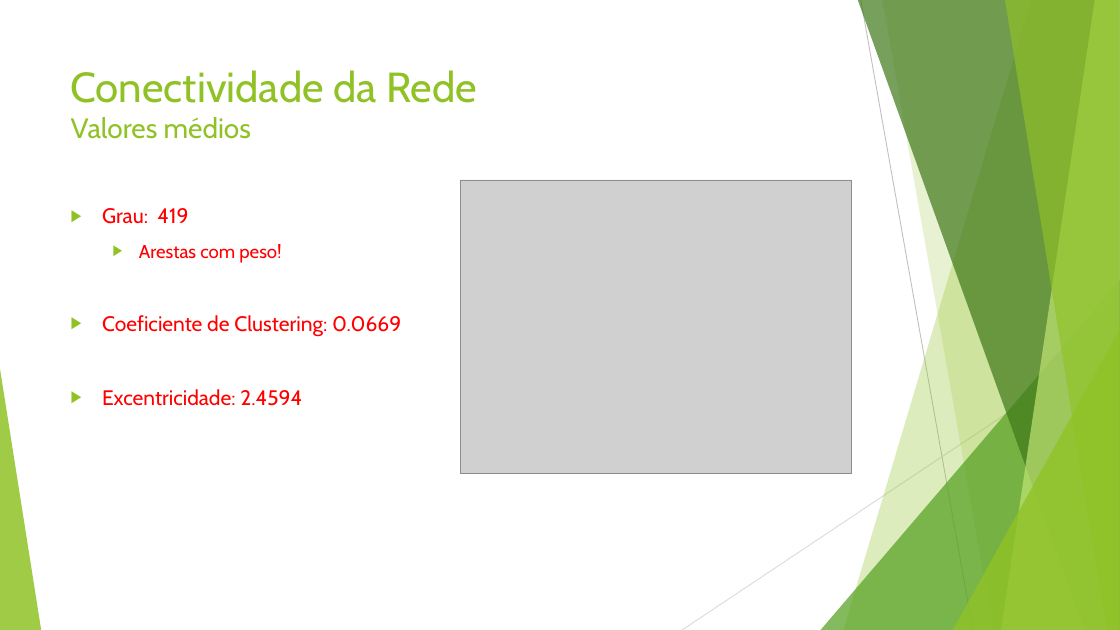
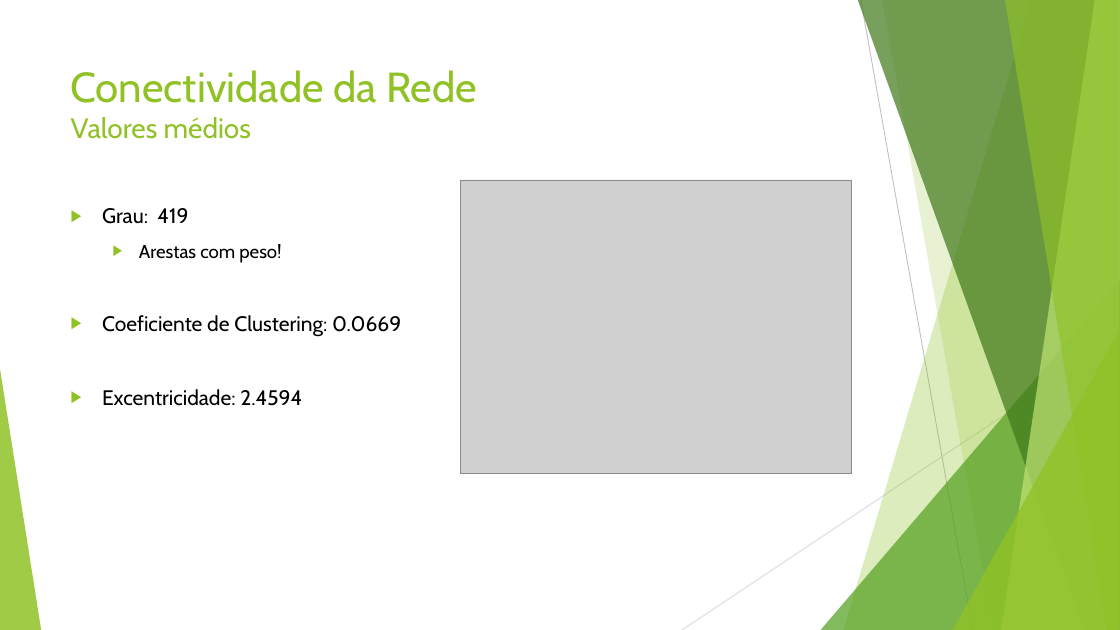
Before and after one commit to macio-matheus/analysis-geospatial-data, a slide deck: slide 6 of docs/Foursquare’s Network Analyse.pptx. Drawn at 1120x630 pixels with LibreOffice and Linux fonts; fonts in the diff are those of the drawing; grey boxes stand for pictures. Boxes give left, top, right and bottom in pixels: in the first picture for what was removed or moved away, otherwise in the second. Text is boxed around its words. In the diff, an @@ line names an element or a change of style, - is before the commit and + after.

```diff
--- a/docs/Foursquare’s Network Analyse.pptx
+++ b/docs/Foursquare’s Network Analyse.pptx
@@ text "Grau: 419" at bbox=[102, 208, 401, 406]: text colour #FF0000 to #000000 @@
```
Also in this commit, not shown: 10 other slides changed, 1 slide added.
